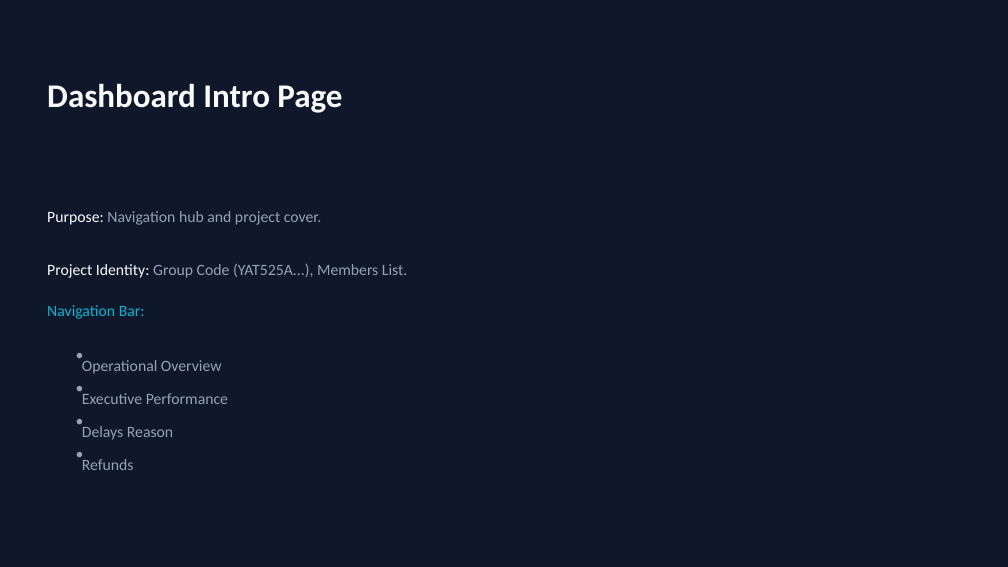
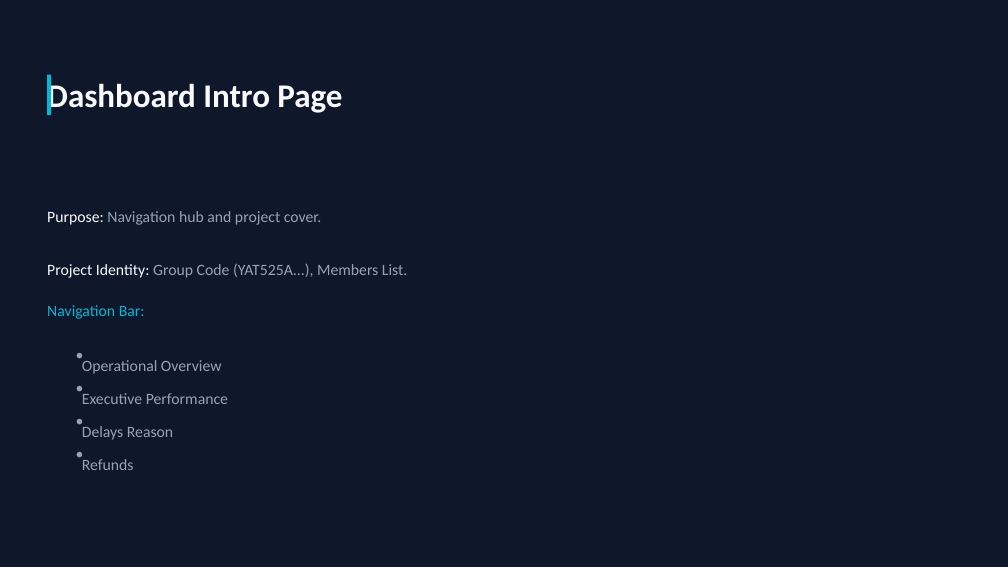
Before and after one commit to mazenezzat1313-DH/UK-Train-Rides, a slide deck: slide 29 of Presenation/Final UK Train Rides .pptx (slide 22 before the commit). Drawn at 1008x567 pixels with LibreOffice and Linux fonts; fonts in the diff are those of the drawing; background and template pictures are left out. Boxes give left, top, right and bottom in pixels: in the first picture for what was removed or moved away, otherwise in the second. Text is boxed around its words. In the diff, an @@ line names an element or a change of style, - is before the commit and + after.

```diff
--- a/Presenation/Final UK Train Rides .pptx
+++ b/Presenation/Final UK Train Rides .pptx
@@ rectangle added at (x1=47, y1=75, x2=51, y2=115), fill #06B6D4 @@
```
Also in this commit, not shown: 8 other slides changed, 11 slides added, 4 slides removed.
